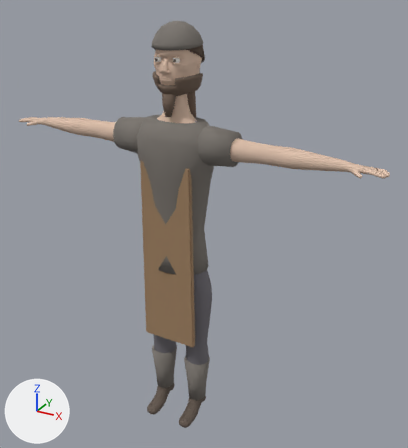
The glTF model game/assets/people/colonia-m.glb, before and after one commit.
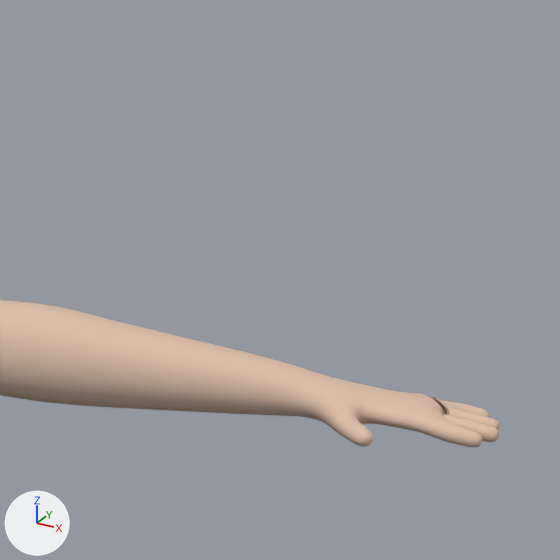
The first picture shows the older version from a 50 mm lens placed at (1.58, -2.55, 2.64), pointed at (0.1, 0.12, 1.3). The close-ups show the older and then the newer version on the part from 69% to 99% of the width and 18% to 45% of the height of that picture. Only the edits that show in the close-ups are written down. The axes (+X, +Y, +Z) are drawn at lower left. The lights are the same throughout. The close-ups show mesh edges as thin lines.

Objects in the first close-up: 'Body'.
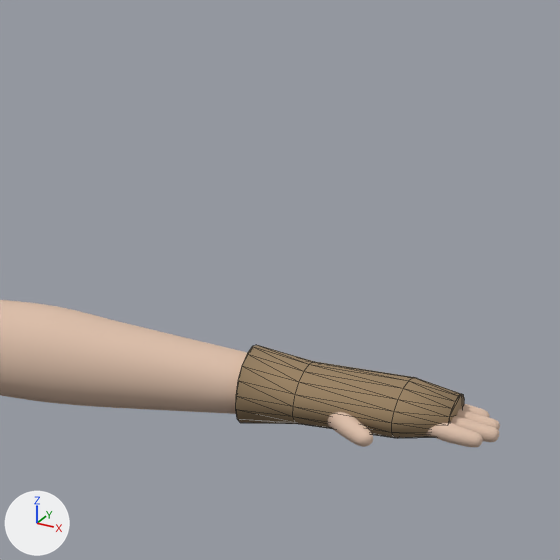
Pixel boxes [x1, y1, x2, y2] of what changed, in the close-ups (560 x 560 px):
```json
{"object": "Dress_5_glove_l", "change": "added", "after": [235, 345, 464, 438], "on screen": "brown"}
```

Scene script edits in JSON lines:
```json
{"op": "add", "block": "mat_dress_colonia_leather", "code": ["mat_dress_colonia_leather = principled_material('dress_colonia_leather')", "mat_dress_colonia_leather.base_color = (0.32, 0.22, 0.12)  # brown #998161", "mat_dress_colonia_leather.roughness = 0.9"]}
{"op": "add", "block": "me_dress_5_glove_l", "code": ["me_dress_5_glove_l = bpy.data.meshes.new('Dress_5_glove_l')", "me_dress_5_glove_l.from_pydata(...)  # 64 vertices, 124 faces; spans x 0.883..1.093, y -0.055..0.055, z 1.777..1.857", "me_dress_5_glove_l.materials.append(mat_dress_colonia_leather)  # brown #998161"]}
{"op": "add", "block": "ob_dress_5_glove_l", "code": ["ob_dress_5_glove_l = bpy.data.objects.new('Dress_5_glove_l', me_dress_5_glove_l)", "ob_dress_5_glove_l.location = (0.0, 0.0, 0.0)"]}
```
